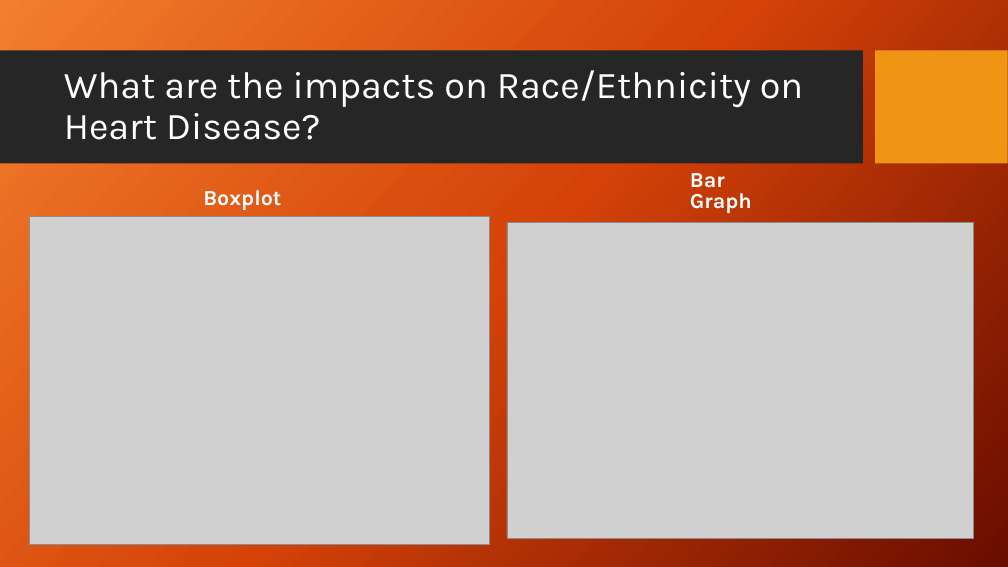
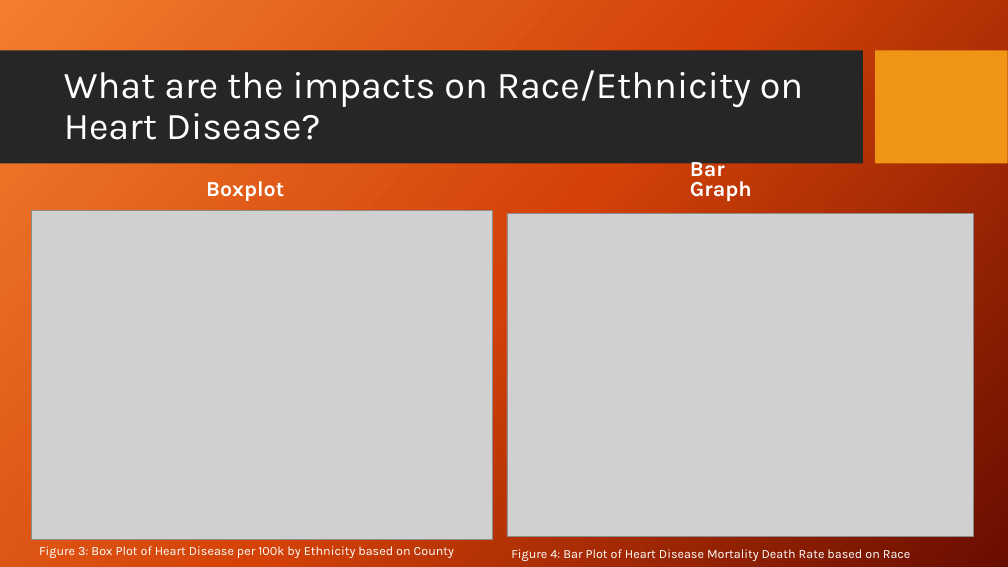
Before and after one commit to Aaron-m-ram/end-to-end-statistical-analysis, a slide deck: slide 7 of Final PP V1.pptx. Drawn at 1008x567 pixels with LibreOffice and Linux fonts; fonts in the diff are those of the drawing; grey boxes stand for pictures; background and template pictures are left out. Boxes give left, top, right and bottom in pixels: in the first picture for what was removed or moved away, otherwise in the second. Text is boxed around its words. In the diff, an @@ line names an element or a change of style, - is before the commit and + after.

Commit message:
Update PPT
This is the final version, I hope. I added Figure titles, Changed citation to References, added references, and in-cite citation. I also change the photo on the 2nd slide.

```diff
--- a/Final PP V1.pptx
+++ b/Final PP V1.pptx
@@ text "Boxplot": place and size @@
-text "Boxplot" at (203,190,281,210)
+text "Boxplot" at (206,181,284,201)
@@ text "Bar Graph" rewrapped from (690,173,752,213) to (690,156,752,201) @@
@@ picture: place and size @@
-picture at (29,216,490,545)
+picture at (32,210,492,539)
@@ picture: place and size @@
-picture at (507,223,974,538)
+picture at (507,213,974,536)
@@ text added at (39,546,454,558), 12 pt, text #FFFFFF @@
+Figure 3: Box Plot of Heart Disease per 100k by Ethnicity based on County
@@ text added at (511,549,911,561), 12 pt, text #FFFFFF @@
+Figure 4: Bar Plot of Heart Disease Mortality Death Rate based on Race
```
Also in this commit, not shown: 11 other slides changed, 1 slide added.
